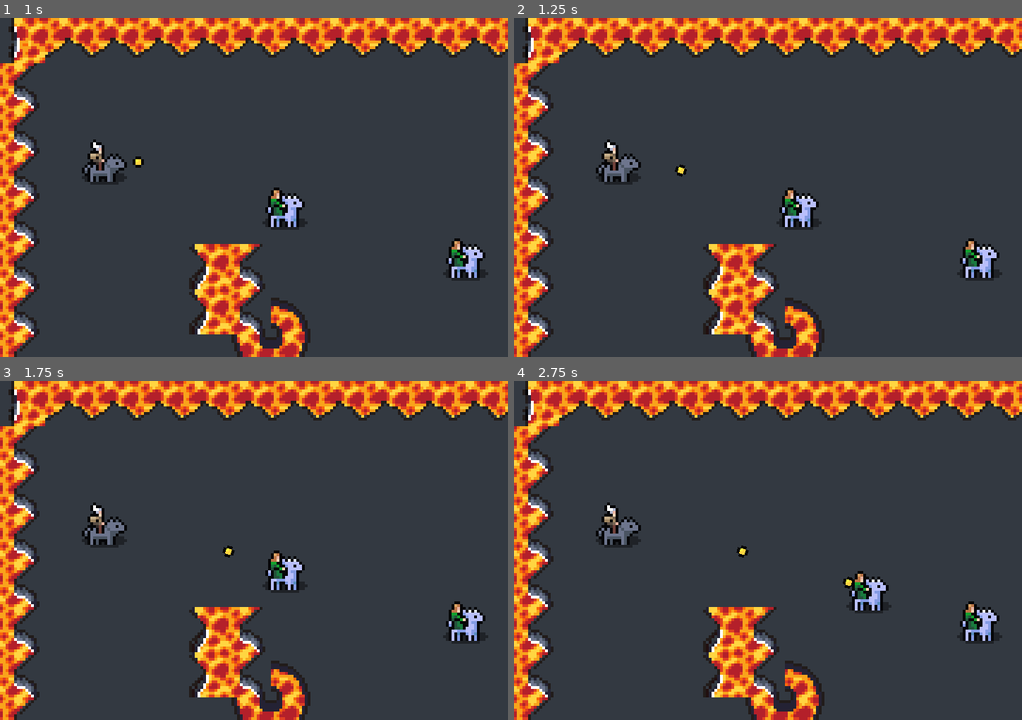
Above: before the commit, frames 1-4 (two rows, left to right).
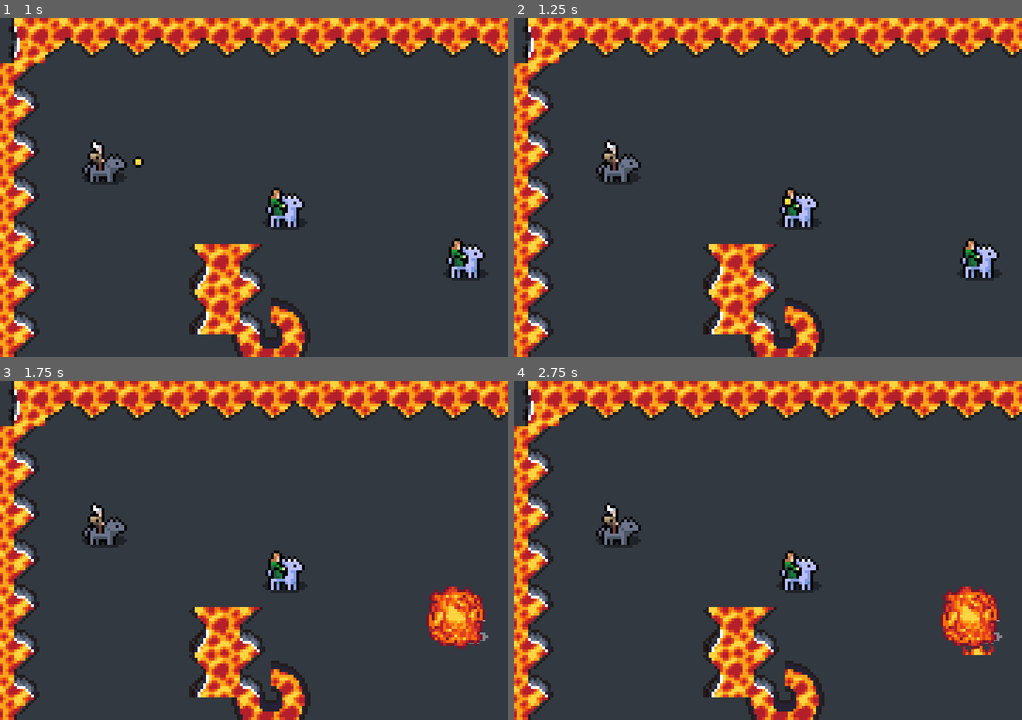
Above: after the commit, the same moments.

Repository: Snayff/not_quite_paradise4
Game: Godot game, scene res://world.tscn
Same seed, same stepped clock (60 frames per second), same inputs: the game is played once before the commit and once after it.
Inputs:
- Up to frame 1 (1 s): tap Enter at 0.5 s
- Up to frame 2 (1.25 s): no input
- Up to frame 3 (1.75 s): no input
- Up to frame 4 (2.75 s): no input

Frame 1 is identical in both runs. In frame 2, less than 0.1% of the frame differs, in the area x 31-55%, y 43-56%; in frame 3, 1.8%; in frame 4, 3.5%, in the area x 43-97%, y 48-81%.

Commit message:
added visual projectile

Diff:
--- a/scenes/abcs/combat_active.gd
+++ b/scenes/abcs/combat_active.gd
@@ -50,11 +50,11 @@
 	if not is_active:  # FIXME: this approach means the CombatActive will just keep looping the cooldown, rather than staying ready
 		return
 
-	var projectile: PhysicalProjectile = _projectile_spawner.spawn_scene(_projectile_position.global_position)
-	projectile.enable()
+	var projectile: VisualProjectile = _projectile_spawner.spawn_scene(_projectile_position.global_position)
+	#projectile.enable()
 	projectile.travel_range = _travel_range
 	projectile.set_target(target_actor, target_position)  # give both, blank one will be ignored
-	projectile.set_interaction_info(_allegiance.team, _valid_targets, _valid_targets)
+	projectile.set_interaction_info(_allegiance.team, _valid_targets)
 	projectile.hit_valid_target.connect(_effect_chain.on_hit)
 	projectile.update_collisions()
 
--- a/scenes/abcs/physical_projectile.tscn
+++ b/scenes/abcs/physical_projectile.tscn
@@ -45,3 +45,5 @@
 collision_mask = 5
 monitorable = false
 script = ExtResource("5_kc38f")
+
+[node name="CollisionShape2D" type="CollisionShape2D" parent="HitboxComponent"]
--- /dev/null
+++ b/scenes/abcs/visual_projectile.gd
@@ -0,0 +1,94 @@
+## a projectile without any physical interaction with the world
+##
+## still have collisions etc., but doesnt naturally affect the physical world just by existing, a la RigidBody.
+@icon("res://assets/node_icons/visual_projectile.png")
+class_name VisualProjectile
+extends AnimatedSprite2D
+
+
+#region SIGNALS
+signal hit_valid_target(hurtbox: HurtboxComponent)
+#endregion
+
+
+#region ON READY
+@onready var on_hit_effect_spawner: SpawnerComponent = %OnHitEffectSpawner
+@onready var hitbox: HitboxComponent = %HitboxComponent
+@onready var movement_component: MovementComponent = %MovementComponent
+@onready var death_trigger: DeathTrigger = %DeathTrigger
+@onready var travel_range_resource: ResourceComponent = %TravelRange
+
+#endregion
+
+
+#region EXPORTS
+#@export_category("Component Links")
+#@export_category("Config")
+
+#endregion
+
+
+#region VARS
+# internals
+var _target_actor: CombatActor
+var _target_position: Vector2
+var creator: CombatActor  ## who created the projectile
+var team: Constants.TEAM
+# config - these are all set by the combat active
+var travel_range: int
+var valid_effect_chain_target: Constants.TARGET_OPTION  ## who the effect chain can apply to
+var target_resource: ResourceComponent  ## the resource damaged when a valid Hurtbox is hit
+var effect_chain: EffectChain  ## effect chain to be called when hitting valid target
+
+#endregion
+
+
+#region FUNCS
+func _ready() -> void:
+	hitbox.hit_hurtbox.connect(_on_hit)
+	hit_valid_target.connect(death_trigger.activate.unbind(1))
+	travel_range_resource.value = travel_range
+	travel_range_resource.max_value = travel_range
+
+
+## trigger on hit effects, if target is valid
+func _on_hit(hurtbox: HurtboxComponent) -> void:
+	if Utility.target_is_valid(valid_effect_chain_target, hitbox.originator, hurtbox.root, _target_actor):
+		hurtbox.hurt.emit(self)
+		on_hit_effect_spawner.spawn_scene(global_position)
+		death_trigger.activate()
+		hit_valid_target.emit(hurtbox)
+
+## wrapper for setting movement component's target.
+##
+## Can give either an actor or a position. If both are given only actor is used.
+## collisions may need updating after this.
+func set_target(actor: CombatActor = null, position: Vector2 = Vector2.ZERO) -> void:
+	if actor is CombatActor:
+		_set_target_actor(actor)
+	elif position is Vector2:
+		_set_target_position(position)
+
+func _set_target_actor(actor: CombatActor) -> void:
+	_target_actor = actor
+	movement_component.target_actor = actor
+
+
+## wrapper for setting movement component's target position
+func _set_target_position(position_: Vector2) -> void:
+	_target_position = position_
+	movement_component.target_position = position_
+
+## sets the values for the projectile so that it knows who to interact with.
+##
+## collisions may need updating after this.
+func set_interaction_info(team_: Constants.TEAM, effect_chain_target: Constants.TARGET_OPTION) -> void:
+	team = team_
+	valid_effect_chain_target = effect_chain_target
+
+## updates all collisions to reflect current target, team etc.
+func update_collisions() -> void:
+	Utility.update_hitbox_hurtbox_collision(hitbox, team, valid_effect_chain_target, _target_actor)
+
+
+#endregion
--- /dev/null
+++ b/scenes/abcs/visual_projectile.tscn
@@ -0,0 +1,40 @@
+[gd_scene load_steps=8 format=3 uid="uid://id57j61u33cs"]
+
+[ext_resource type="Script" path="res://scenes/abcs/visual_projectile.gd" id="1_6ihfu"]
+[ext_resource type="Script" path="res://scripts/components/functionals/hitbox.gd" id="1_w6l00"]
+[ext_resource type="Script" path="res://scripts/components/functionals/spawner.gd" id="2_4xm8c"]
+[ext_resource type="Script" path="res://scripts/components/functionals/death_trigger.gd" id="3_0na4o"]
+[ext_resource type="Script" path="res://scripts/components/functionals/resource.gd" id="4_nwywe"]
+[ext_resource type="Script" path="res://scripts/components/functionals/movement.gd" id="6_a0r7r"]
+
+[sub_resource type="SpriteFrames" id="SpriteFrames_7jh8p"]
+resource_local_to_scene = true
+
+[node name="VisualProjectile" type="AnimatedSprite2D"]
+sprite_frames = SubResource("SpriteFrames_7jh8p")
+script = ExtResource("1_6ihfu")
+
+[node name="HitboxComponent" type="Area2D" parent="."]
+unique_name_in_owner = true
+script = ExtResource("1_w6l00")
+
+[node name="CollisionShape2D" type="CollisionShape2D" parent="HitboxComponent"]
+
+[node name="OnHitEffectSpawner" type="Node2D" parent="."]
+unique_name_in_owner = true
+script = ExtResource("2_4xm8c")
+
+[node name="OnDeathEffectSpawner" type="Node2D" parent="."]
+script = ExtResource("2_4xm8c")
+
+[node name="DeathTrigger" type="Node" parent="."]
+unique_name_in_owner = true
+script = ExtResource("3_0na4o")
+
+[node name="TravelRange" type="Node" parent="."]
+unique_name_in_owner = true
+script = ExtResource("4_nwywe")
+
+[node name="MovementComponent" type="Node" parent="."]
+unique_name_in_owner = true
+script = ExtResource("6_a0r7r")
--- a/scenes/combat_actives/fireblast.tscn
+++ b/scenes/combat_actives/fireblast.tscn
@@ -1,7 +1,7 @@
 [gd_scene load_steps=5 format=3 uid="uid://lsbutqx8scoq"]
 
 [ext_resource type="PackedScene" uid="uid://cn8jpy03lpd4m" path="res://scenes/abcs/combat_active.tscn" id="1_34rtn"]
-[ext_resource type="PackedScene" uid="uid://fbgfulkn14kk" path="res://scenes/projectiles/fireball.tscn" id="2_3l0t2"]
+[ext_resource type="PackedScene" uid="uid://cgsflwjesyi8j" path="res://scenes/projectiles/visual/visual_fireball.tscn" id="2_wxakp"]
 [ext_resource type="Script" path="res://scripts/effect_chains/fireblast_effect_chain.gd" id="3_2b3ux"]
 [ext_resource type="PackedScene" uid="uid://dy4cr4ku2spty" path="res://scenes/effects/fire.tscn" id="4_0h3fc"]
 
@@ -10,7 +10,7 @@
 _travel_range = 100
 
 [node name="ProjectileSpawner" parent="." index="1"]
-scene = ExtResource("2_3l0t2")
+scene = ExtResource("2_wxakp")
 
 [node name="EffectChain" type="Node" parent="." index="2"]
 unique_name_in_owner = true
--- a/scenes/projectiles/fireball.tscn
+++ b/scenes/projectiles/physical/fireball.tscn
@@ -39,5 +39,5 @@
 unique_name_in_owner = true
 collision_mask = 0
 
-[node name="CollisionShape2D" type="CollisionShape2D" parent="HitboxComponent" index="0"]
-shape = SubResource("CircleShape2D_5yevd")
+[node name="CollisionShape2D" parent="HitboxComponent" index="0"]
+shape = SubResource("CircleShape2D_3nm3m")
--- /dev/null
+++ b/scenes/projectiles/visual/visual_fireball.tscn
@@ -0,0 +1,42 @@
+[gd_scene load_steps=6 format=3 uid="uid://cgsflwjesyi8j"]
+
+[ext_resource type="PackedScene" uid="uid://id57j61u33cs" path="res://scenes/abcs/visual_projectile.tscn" id="1_cgpcb"]
+[ext_resource type="Texture2D" uid="uid://sndx4f18hm41" path="res://assets/projectiles/fireball.png" id="2_d2lah"]
+[ext_resource type="PackedScene" uid="uid://drhecv7pq5ypa" path="res://scenes/effects/explosion.tscn" id="3_g5tgo"]
+
+[sub_resource type="SpriteFrames" id="SpriteFrames_megj2"]
+resource_local_to_scene = true
+animations = [{
+"frames": [{
+"duration": 1.0,
+"texture": ExtResource("2_d2lah")
+}],
+"loop": true,
+"name": &"default",
+"speed": 5.0
+}]
+
+[sub_resource type="CircleShape2D" id="CircleShape2D_m832j"]
+radius = 2.0
+
+[node name="VisualFireball" instance=ExtResource("1_cgpcb")]
+sprite_frames = SubResource("SpriteFrames_megj2")
+
+[node name="CollisionShape2D" parent="HitboxComponent" index="0"]
+shape = SubResource("CircleShape2D_m832j")
+
+[node name="OnDeathEffectSpawner" parent="." index="2"]
+scene = ExtResource("3_g5tgo")
+
+[node name="DeathTrigger" parent="." index="3" node_paths=PackedStringArray("_root", "_resource", "_destroy_effect_spawner")]
+_root = NodePath("..")
+_resource = NodePath("../TravelRange")
+_destroy_effect_spawner = NodePath("../OnDeathEffectSpawner")
+
+[node name="TravelRange" parent="." index="4"]
+_value = 50
+max_value = 50
+
+[node name="MovementComponent" parent="." index="5" node_paths=PackedStringArray("root", "_travel_resource")]
+root = NodePath("..")
+_travel_resource = NodePath("../TravelRange")
--- a/scripts/components/functionals/movement.gd
+++ b/scripts/components/functionals/movement.gd
@@ -3,30 +3,61 @@
 class_name MovementComponent
 extends Node
 
-
+#region EXPORTS
 @export_category("Component Links")
-@export var root: Node2D
+@export var root: Node2D  ## physical or non physical node. Rigidbody2D is the only physical node handled.
+@export var _travel_resource: ResourceComponent  ## the resource drained when the parent is moved
+@export_category("Config")
+#endregion
 
 
+#region VARS
+# targeting
 var target_actor: CombatActor  ## the actor being targeted. use when target updating required. preferred over target_position.
 var target_position: Vector2  ## the position being targeted.
+# internals
 var direction: Vector2  ## direction towards target
-var distance_travelled: float = 0  ## how far we have travelled
+var _movement_update_type: Constants.MOVEMENT_UPDATE_TYPE = Constants.MOVEMENT_UPDATE_TYPE.physics  ## updated based on type of root node
+var _previous_position: Vector2 = Vector2.ZERO  ## the position we were at on the previous frame
+# physics only
 var force_magnitude: float
-var _movement_update_type: Constants.MOVEMENT_UPDATE_TYPE = Constants.MOVEMENT_UPDATE_TYPE.physics
+# transform only
+var move_speed: float = 100
+var acceleration: float  = 2
+#endregion
 
 
+#region FUNCS
 func _ready() -> void:
 	# check for mandatory properties set in editor
 	assert(root is Node2D, "Misssing `root`. ")
 
 	if root is RigidBody2D:
 		_movement_update_type = Constants.MOVEMENT_UPDATE_TYPE.physics
-	#elif root is
+	else:
+		_movement_update_type = Constants.MOVEMENT_UPDATE_TYPE.transform
+
+
+func _process(delta: float) -> void:
+	# update travel resource; if empty it may auto self-destruct, based on [DeathTrigger] settings.
+	if _travel_resource is ResourceComponent:
+		var travelled: float = root.global_position.distance_to(_previous_position)
+		_travel_resource.decrease(travelled)
+		_previous_position = root.global_position
+
+	# move the root
+	if (is_instance_valid(target_actor) or target_position != Vector2.ZERO) and _movement_update_type == Constants.MOVEMENT_UPDATE_TYPE.transform:
+		_update_direction()
+		var movement: Vector2 = direction * move_speed
+		root.global_position = root.global_position.lerp(root.global_position + movement, delta * acceleration)  # NOTE: no idea if this works
+		#move_toward(root.global_position, movement, delta)
+		#lerp(velocity, MAX_SPEED * direction, delta * ACCELERATION)}
 
 func _physics_process(delta: float) -> void:
-	if is_instance_valid(target_actor) and _movement_update_type == Constants.MOVEMENT_UPDATE_TYPE.physics:
-		# move towards target
+	# give the new force to the root. due to needing the physics node at top level it must handle its own movement
+	# meaning we just send it the info it needs.
+	# NOTE: should this be a signal, as signal up?
+	if (is_instance_valid(target_actor) or target_position != Vector2.ZERO) and _movement_update_type == Constants.MOVEMENT_UPDATE_TYPE.physics:
 		_update_direction()
 		var force = direction * force_magnitude
 		root.force = force
@@ -34,14 +65,15 @@
 		# rotate towards target
 		root.rotation = direction.angle()
 
-		distance_travelled += delta  # NOTE: this is probably dumb and not the right way to track distance.
-
 func _update_direction() -> void:
 	if target_actor is CombatActor:
 		#direction = target_actor.global_position - root.global_position
 		direction = root.global_position.direction_to(target_actor.global_position)
+
 	elif  target_position != Vector2.ZERO:
-		direction = target_position - root.global_position
+		direction =  root.global_position.direction_to(target_position)
+
 	else:
 		push_error("MovementComponent: No target to move towards.")
 		direction = Vector2.ZERO
+#endregion
--- a/scripts/singletons/utility.gd
+++ b/scripts/singletons/utility.gd
@@ -8,10 +8,6 @@
 
 
 #region FUNCS
-
-
-
-
 
 func update_body_collisions(node: CollisionObject2D, team: Constants.TEAM, target_option: Constants.TARGET_OPTION, target_actor: CombatActor = null) -> void:
 		# check we have necessary info
@@ -43,9 +39,6 @@
 					node.set_collision_layer_value(Constants.COLLISION_LAYER_MAP[Constants.COLLISION_LAYER.team1_collision], target_team == Constants.TEAM.team1)
 					node.set_collision_layer_value(Constants.COLLISION_LAYER_MAP[Constants.COLLISION_LAYER.team2_collision], target_team == Constants.TEAM.team2)
 
-		#breakpoint
-
-
 func update_hitbox_hurtbox_collision(node: CollisionObject2D, team: Constants.TEAM, target_option: Constants.TARGET_OPTION, target_actor: CombatActor = null) -> void:
 	# check we have necessary info
 	if node is CollisionObject2D and team is Constants.TEAM and target_option is Constants.TARGET_OPTION:
@@ -75,6 +68,31 @@
 					node.set_collision_mask_value(Constants.COLLISION_LAYER_MAP[Constants.COLLISION_LAYER.team2_hurtbox], target_team == Constants.TEAM.team2)
 
 
+## check target is of type expected, as per [TARGET_OPTION]
+##.
+## Only check against the items that identify self, not self, or target, as the [TEAM] element should be handled by collision layer/mask.
+func target_is_valid(target_option: Constants.TARGET_OPTION, hitbox_originator: Node2D, hurtbox_originator: Node2D, target_actor: CombatActor = null) -> bool:
+	if target_option == Constants.TARGET_OPTION.self_:
+		if hitbox_originator == hurtbox_originator:
+			return true
+		else:
+			return false
+
+	elif target_option == Constants.TARGET_OPTION.other:
+		if hitbox_originator != hurtbox_originator:
+			return true
+		else:
+			return false
+
+	elif target_option == Constants.TARGET_OPTION.target:
+		if target_actor == hurtbox_originator:
+			return true
+		else:
+			return false
+
+	## ignore other target checks as already filtered by collision layers
+	return true
+
 
 
 #endregion
Binary file added: assets/node_icons/visual_projectile.png
Not shown, added: assets/node_icons/visual_projectile.png.import
Not shown: 3 places in scenes/projectiles/physical/fireball.tscn that only renumber resources
